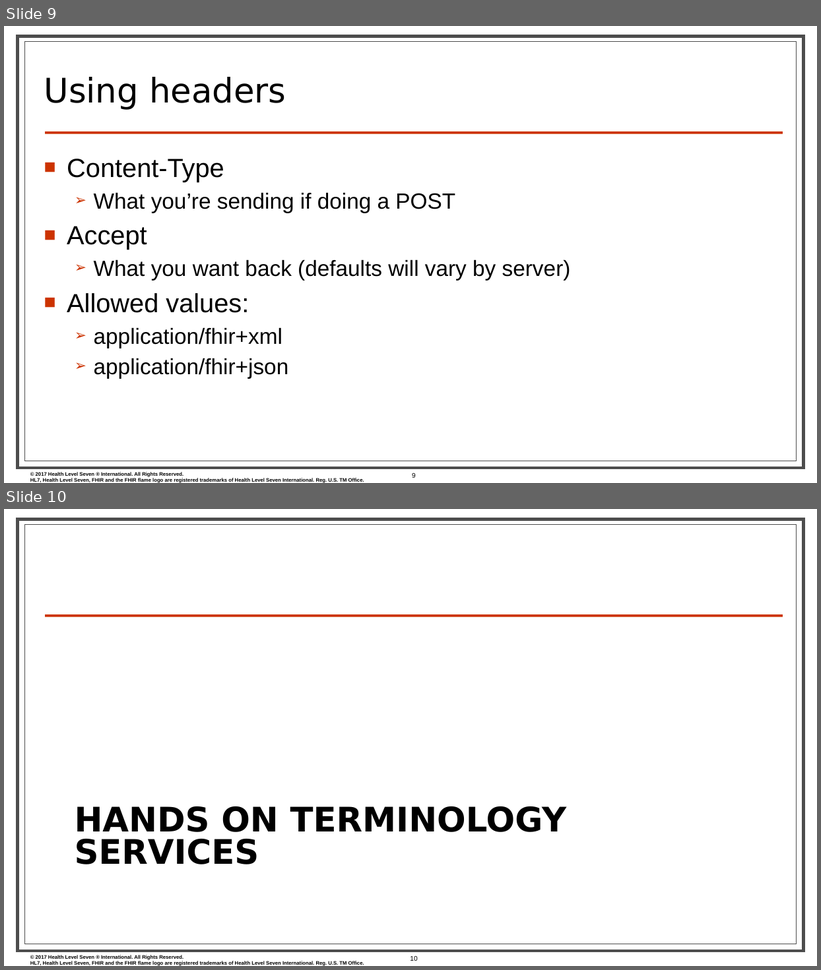
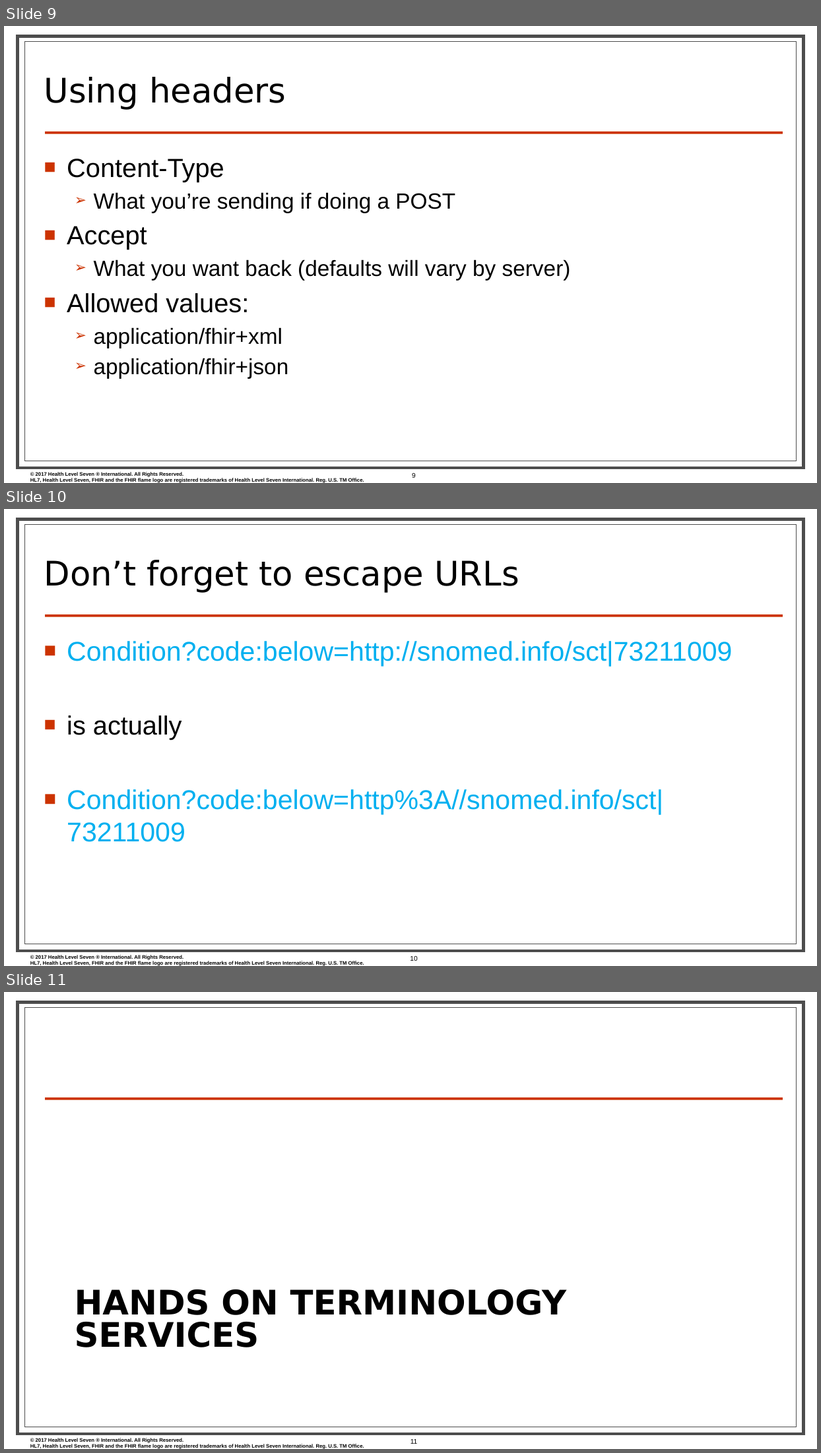
Before and after one commit to FHIR/documents, a slide deck: presentations/2018-10 Day of the Dev/Hands-on.pptx. Shown one above the other, each under a label of ours: slides 9 and 10 before the commit, slides 9, 10 and 11 after it. The pictures are 821x970 and 821x1453 pixels, drawn with LibreOffice and Linux fonts; fonts in the diff are those of the drawing; background and template pictures are left out. Boxes give left, top, right and bottom in pixels: in the first picture for what was removed or moved away, otherwise in the second. Text is boxed around its words. In the diff, an @@ line names an element or a change of style, - is before the commit and + after.

```diff
--- a/presentations/2018-10 Day of the Dev/Hands-on.pptx
+++ b/presentations/2018-10 Day of the Dev/Hands-on.pptx
@@ slide 10 added at [4,509,817,966], background #FFFFFF; not listed: 4 template elements that a slide beside it also shows @@
@@ title added at [44,560,519,593], 40 pt, text #000000 @@
+Don’t forget to escape URLs
@@ text added at [67,641,732,842], 32 pt, text #00B0F0 @@
+■ Condition?code:below=http://snomed.info/sct|73211009
+■ is actually
+■ Condition?code:below=http%3A//snomed.info/sct|73211009
@@ page number added at [410,956,417,961], 8 pt, text #000000 @@
+10
@@ what was slide 10 is now slide 11 @@
@@ page number at [411,1439,418,1444]: text changed @@
-10
+11
```
Also in this commit, not shown: 1 slide changed.
